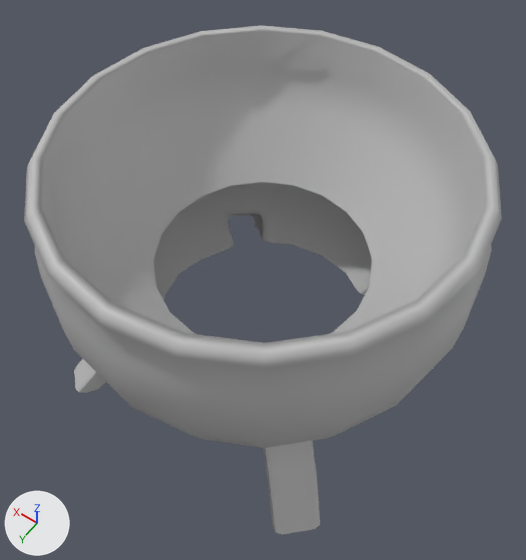
Two versions of the FBX model Assets/Models/Props/Cauldron/SM_Cauldron.fbx, one commit apart.
Camera for both pictures: a 50 mm camera at (-0.654, 0.915, 1.764) aimed at (-0.012, 0.016, 0.351). The axes (+X, +Y, +Z) are drawn at lower left. The lights are the same throughout. Where no turn or scale is listed for an object, it has been applied to the vertices. Vertices at the same position are counted once.

Before the edit, the objects in view are built like this:
```python
me_mesh = bpy.data.meshes.new('Mesh')
me_mesh.from_pydata(...)  # 509 vertices, 442 faces; spans x -0.5..0.5, y -0.5..0.5, z 0.0..0.733
me_mesh.materials.append(mat_lambert1)  # grey #bcbcbc
ob_sm_cauldron_low = bpy.data.objects.new('SM_Cauldron_low', me_mesh)
ob_sm_cauldron_low.location = (0.0, 0.0, 0.0)
```
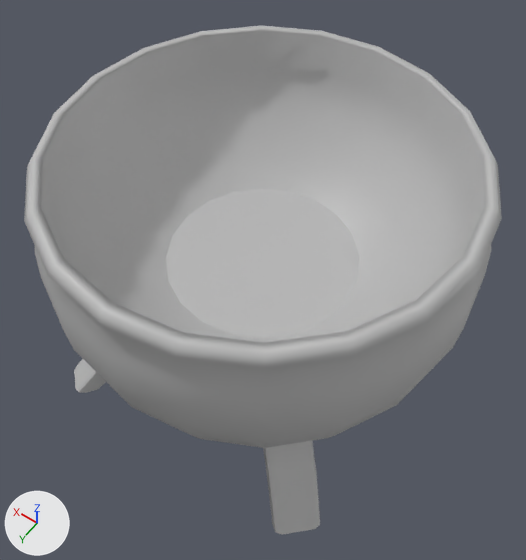
Location of each change, (x1, y1, x2, y2) in pixels of the pictures (526 x 560 px):
part 1 of me_mesh, built on
    before: (88, 107, 437, 334)
    after: (88, 107, 437, 343)

The edits, one by one:
me_mesh is used by ob_sm_cauldron_low; location (0.0, 0.0, 0.0).
me_mesh had 509 vertices, 442 faces and spanned x -0.5..0.5, y -0.5..0.5, z 0.0..0.733.
me_mesh now has 529 vertices, 463 faces and spans x -0.5..0.5, y -0.5..0.5, z 0.0..0.733.
Part 1, on me_mesh:
20 vertices move from x -0.263..0.263, y -0.263..0.263, z 0.408 to x -0.319..0.319, y -0.319..0.319, z 0.464.
20 vertices are added at x -0.233..0.233, y -0.233..0.233, z 0.415.
21 new faces join them.
